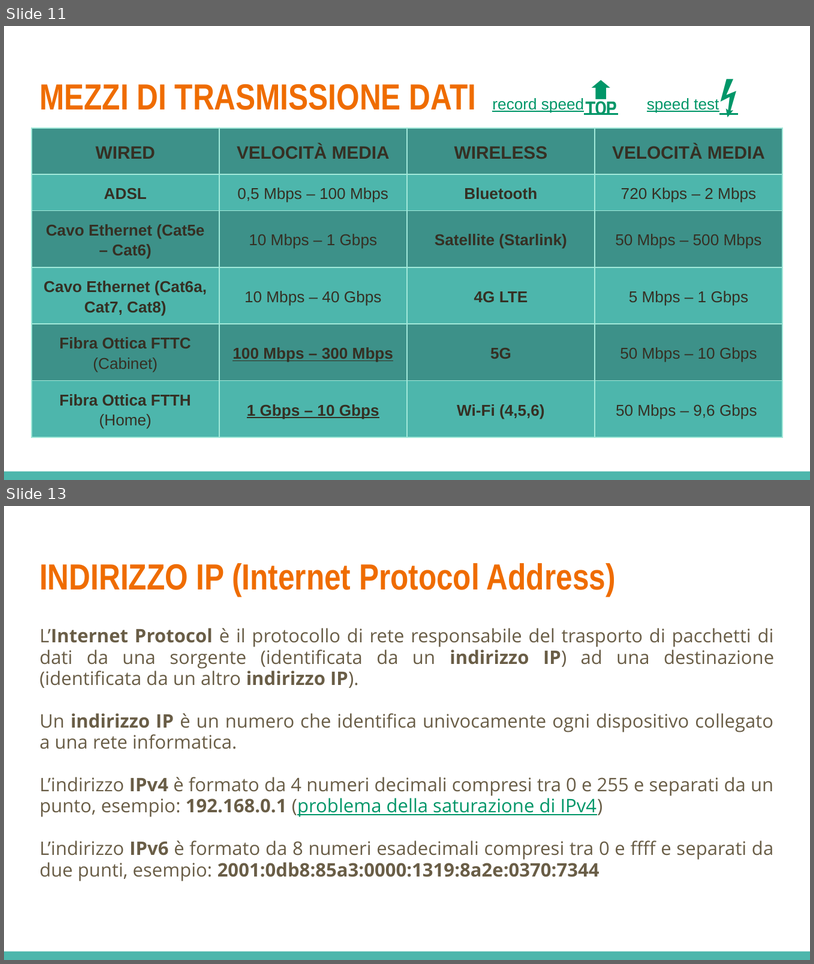
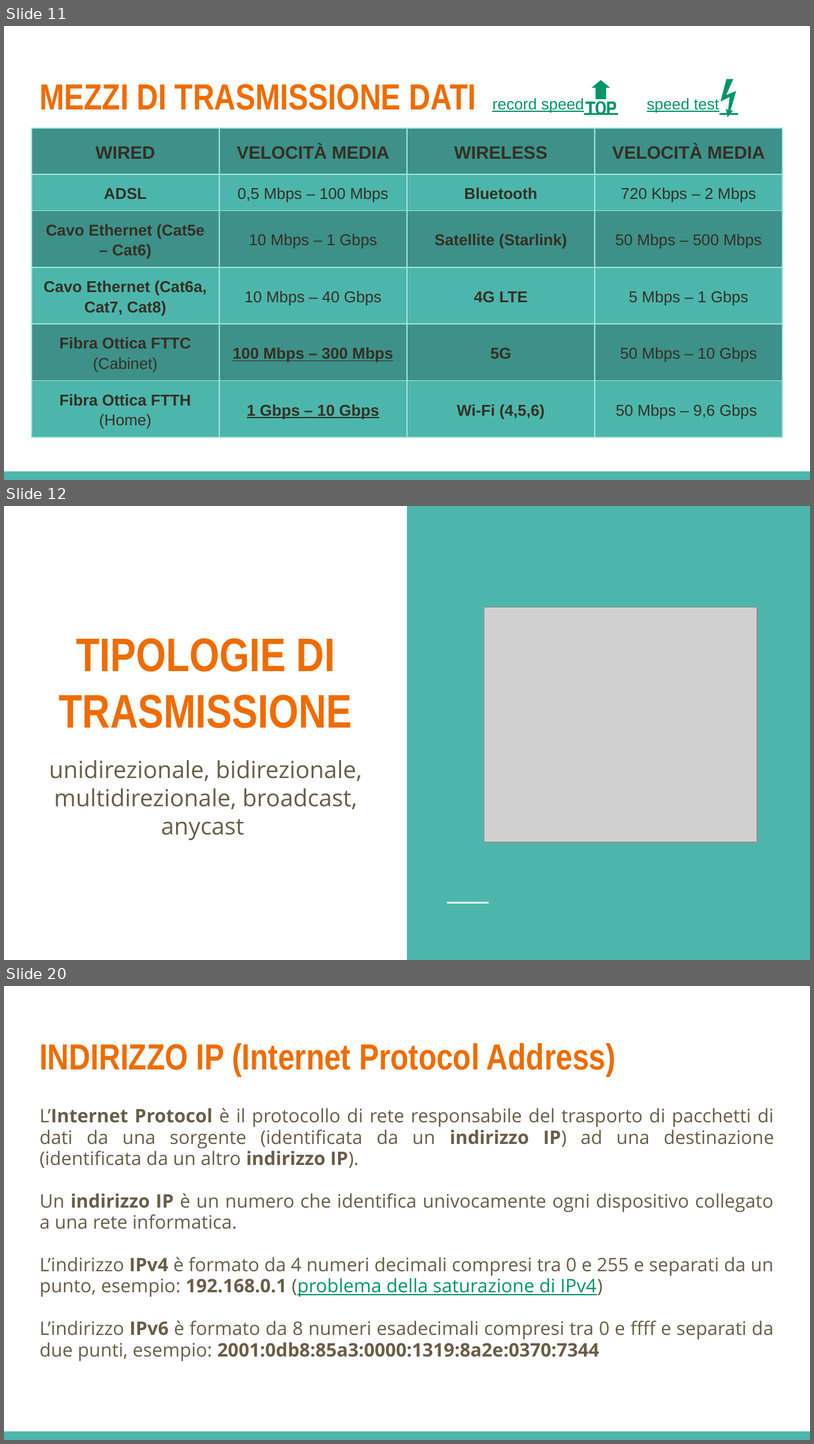
Before and after one commit to LeleCazza/LeleCazza.github.io, a slide deck: reti_informatiche/materiale/lezione_1_reti_introduzione.pptx. Shown one above the other, each under a label of ours: slides 11 and 13 before the commit, slides 11, 12 and 20 after it; the slides between them are not shown. The pictures are 814x964 and 814x1444 pixels, drawn with LibreOffice and Linux fonts; fonts in the diff are those of the drawing; grey boxes stand for pictures. Boxes give left, top, right and bottom in pixels: in the first picture for what was removed or moved away, otherwise in the second. Text is boxed around its words. In the diff, an @@ line names an element or a change of style, - is before the commit and + after.

```diff
--- a/reti_informatiche/materiale/lezione_1_reti_introduzione.pptx
+++ b/reti_informatiche/materiale/lezione_1_reti_introduzione.pptx
@@ slide 12 added at (4, 506, 810, 960), background #FFFFFF @@
@@ rectangle added at (407, 506, 810, 959), fill #4DB6AC @@
@@ picture added at (485, 607, 758, 841) @@
@@ title added at (59, 638, 353, 728), 42 pt, text #EF6C00, bold @@
+TIPOLOGIE DI TRASMISSIONE
@@ subtitle added at (49, 760, 362, 840), 21 pt, text #695D46 @@
+unidirezionale, bidirezionale, multidirezionale, broadcast, anycast
@@ line added from (447, 903) to (489, 903), #FFFFFF 1.5 pt @@
@@ what was slide 13 is now slide 20 @@
```
Also in this commit, not shown: 2 slides changed, 14 other slides added, 3 slides removed, 1 other file.
